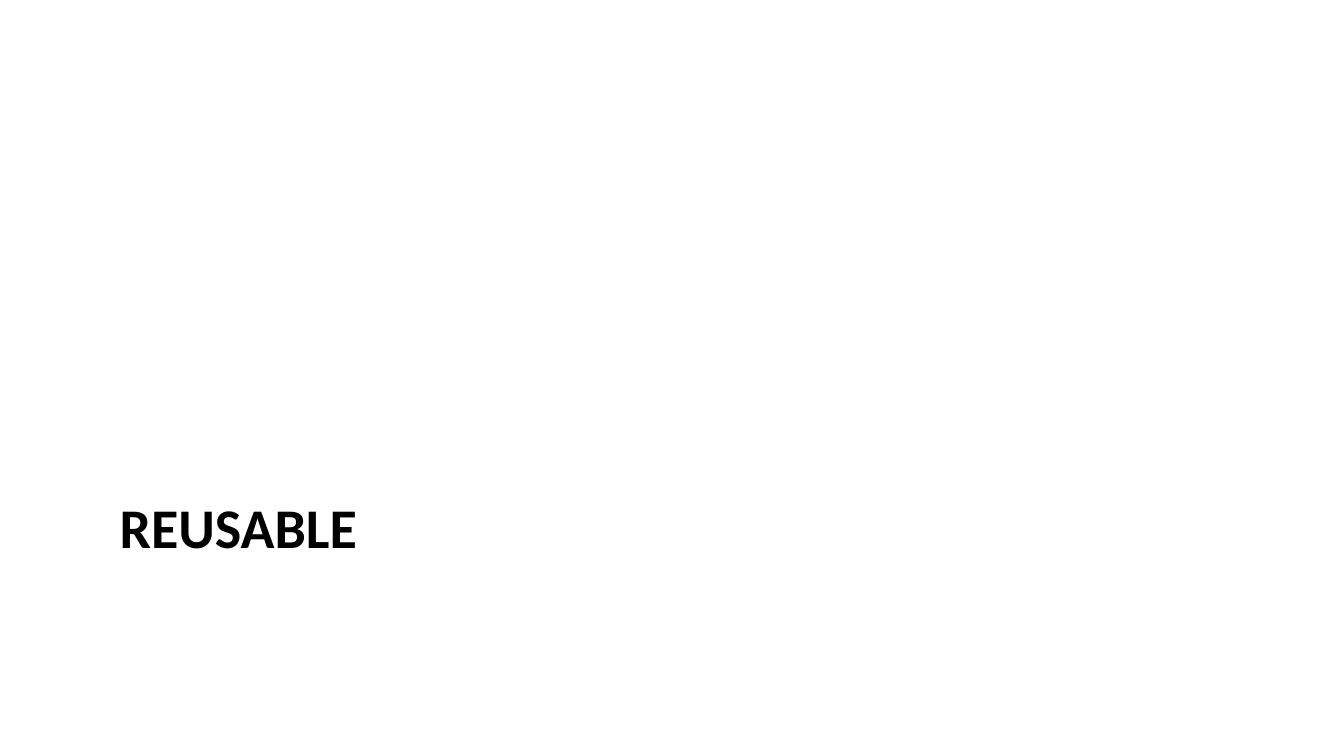
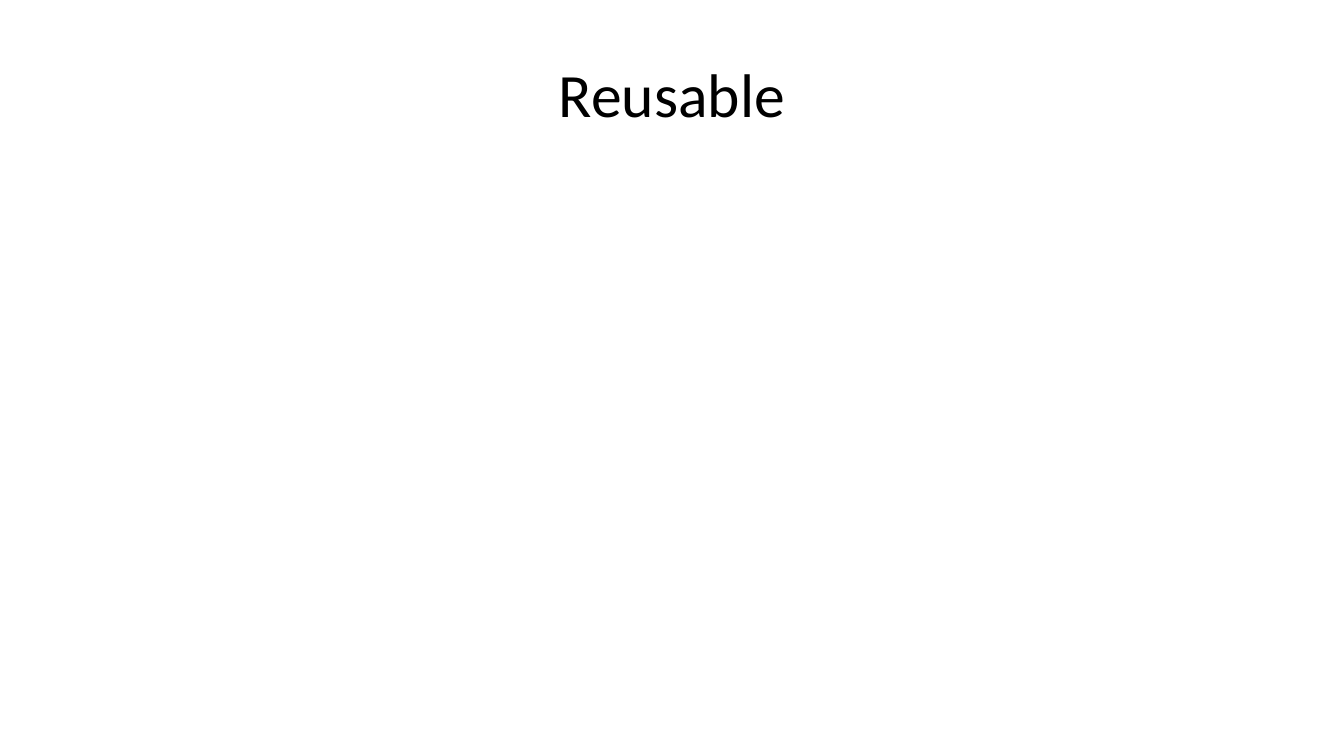
Before and after one commit to pvgenuchten/slides, a slide deck: slide 23 of slides/FAIRintro4SoilMapping.pptx. Drawn at 1344x756 pixels with LibreOffice and Linux fonts; fonts in the diff are those of the drawing. Boxes give left, top, right and bottom in pixels: in the first picture for what was removed or moved away, otherwise in the second. Text is boxed around its words. In the diff, an @@ line names an element or a change of style, - is before the commit and + after.

```diff
--- a/slides/FAIRintro4SoilMapping.pptx
+++ b/slides/FAIRintro4SoilMapping.pptx
@@ title "Reusable" at [559, 74, 785, 118]: vertical alignment top to middle @@
@@ title at [559, 74, 785, 118]: text changed; size 30 to 33 pt; bold off @@
-REUSABLE
+Reusable
```
Also in this commit, not shown: 4 other slides changed, 30 other files.
